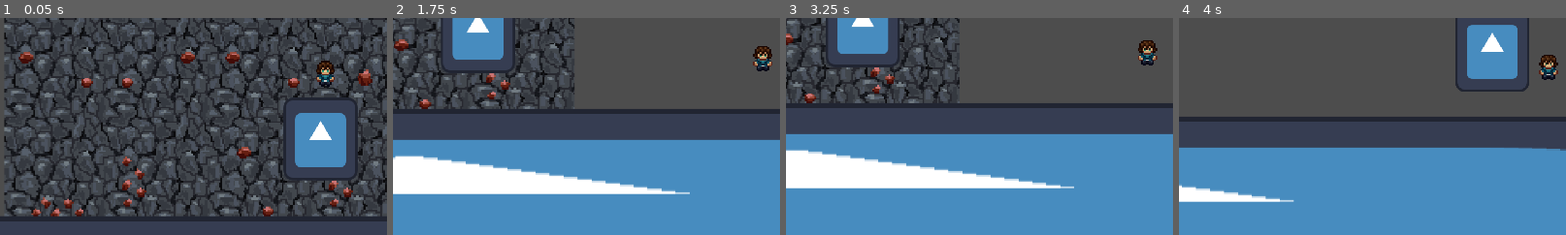
Above: before the commit, frames 1-4 (left to right).
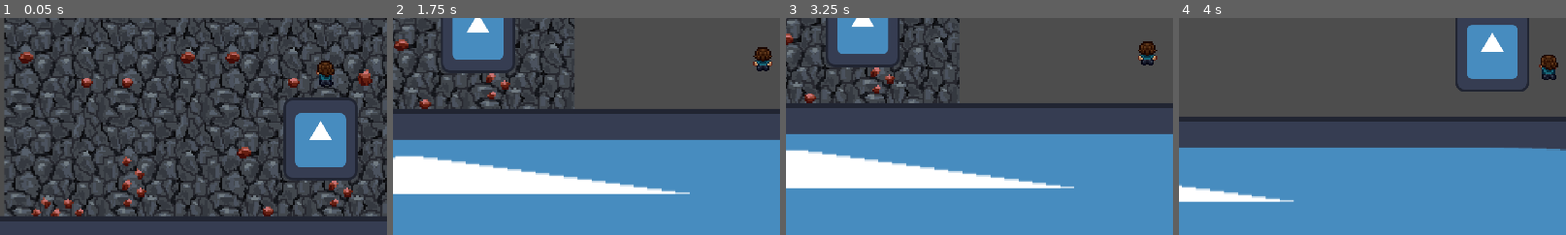
Above: after the commit, the same moments.

Repository: Tylefrost/Dyno
Game: Godot game, scene res://level_1.tscn
Same seed, same stepped clock (60 frames per second), same inputs: the game is played once before the commit and once after it. The engine's default icon, where the game draws it, is replaced by a stand-in: a white triangle on a blue panel in a dark square.
Inputs (mouse positions are % of the whole screen's width and height, from its top left):
- Up to frame 1 (0.05 s): no input
- Up to frame 2 (1.75 s): move the mouse to (72, 45) at 0.52 s; hold D (right) from 0.53 s (still down); click (72, 45) at 0.6 s; tap Space (jump) at 0.77, 0.8, 1.07, 1.35, 1.52 s; move the mouse to (30, 55) at 1.27 s; click (30, 55) at 1.55 s
- Up to frame 3 (3.25 s): tap Space (jump) at 1.82, 2.3, 3.02 s; move the mouse to (60, 28) at 2.02 s; release D (right) at 2.03 s; hold A (left) 2.03-2.78 s; click (60, 28) at 2.1 s; move the mouse to (45, 70) at 2.77 s; hold D (right) from 2.78 s (still down); click (45, 70) at 2.85 s
- Up to frame 4 (4 s): keep holding D (right); tap Space (jump) at 3.32, 3.6, 3.77 s; move the mouse to (80, 65) at 3.52 s
The pictures show only the part of the screen within x 8-58%, y 38-88%; the shares and areas given below are measured in that part.

The runs differ from the first frame. In frame 1, 0.3% of the frame differs, in the area x 81-87%, y 20-32%; in frame 2, 0.2%; in frame 3, 0.2%; in frame 4, 0.3%.

Commit message:
added anims playing at the right times

Diff:
--- a/player.gd
+++ b/player.gd
@@ -11,6 +11,8 @@
 var is_charging_jump = false
 var charge_start_time = 0
 var num_jumps = 0
+var jump_type = true
+var on_floor = true
 
 #swinging
 var hook_pos = Vector2()
@@ -19,6 +21,8 @@
 var current_rope_length
 
 var speed = 75
+
+@onready var anim = $AnimationPlayer
 
 func _ready():
 	current_rope_length = rope_length
@@ -45,8 +49,21 @@
 		gravity(1)
 
 	if !is_on_floor() or !hooked:
+		if velocity.y > 0:
+			anim.play("fall")
+		if velocity.y < 0:
+			anim.play()
 		num_jumps = 1
-	if is_on_floor() or hooked:
+
+	if is_on_floor():
+		if on_floor == true:
+			anim.play("front_idle")
+			print("mex")
+		else:
+			on_floor = true
+		num_jumps = 0
+	if hooked:
+		anim.play("climbing_idle")
 		num_jumps = 0
 	move(delta)
 	move_and_slide()
@@ -60,6 +77,7 @@
 
 	elif Input.is_action_just_released("jump") and is_charging_jump:
 		print("jump2")
+		anim.play("back_idle")
 		is_charging_jump = false
 		velocity.y = -get_jump_force()
 
@@ -90,7 +108,17 @@
 	if Input.is_action_just_released("left_click") and hooked:
 		velocity.y -= 22 * gravity_strength
 		hooked = false
-
+		if velocity.x < 0:
+			anim.play("jump_left")
+		if velocity.x > 0:
+			anim.play("jump_right")
+		if velocity.x == 0:
+			if jump_type:
+				jump_type = !jump_type
+				anim.play("jump_right")
+			else:
+				jump_type = !jump_type
+				anim.play("jump_left")
 func get_hook_pos():
 	for raycast in $Raycast.get_children():
 		for individual_raycast in raycast.get_children():
--- a/player.tscn
+++ b/player.tscn
@@ -5,6 +5,72 @@
 
 [sub_resource type="RectangleShape2D" id="RectangleShape2D_s4a61"]
 size = Vector2(12, 16)
+
+[sub_resource type="Animation" id="Animation_0dww6"]
+length = 0.001
+tracks/0/type = "value"
+tracks/0/imported = false
+tracks/0/enabled = true
+tracks/0/path = NodePath("Sprite2D:frame")
+tracks/0/interp = 1
+tracks/0/loop_wrap = true
+tracks/0/keys = {
+"times": PackedFloat32Array(0),
+"transitions": PackedFloat32Array(1),
+"update": 1,
+"values": [0]
+}
+
+[sub_resource type="Animation" id="Animation_spfi0"]
+resource_name = "back_idle"
+length = 0.5
+loop_mode = 1
+tracks/0/type = "value"
+tracks/0/imported = false
+tracks/0/enabled = true
+tracks/0/path = NodePath("Sprite2D:frame")
+tracks/0/interp = 1
+tracks/0/loop_wrap = true
+tracks/0/keys = {
+"times": PackedFloat32Array(0, 0.125, 0.25, 0.375),
+"transitions": PackedFloat32Array(1, 1, 1, 1),
+"update": 1,
+"values": [4, 5, 6, 7]
+}
+
+[sub_resource type="Animation" id="Animation_dm2kk"]
+resource_name = "climbing_idle"
+length = 0.5
+loop_mode = 1
+tracks/0/type = "value"
+tracks/0/imported = false
+tracks/0/enabled = true
+tracks/0/path = NodePath("Sprite2D:frame")
+tracks/0/interp = 1
+tracks/0/loop_wrap = true
+tracks/0/keys = {
+"times": PackedFloat32Array(0, 0.125, 0.25, 0.375),
+"transitions": PackedFloat32Array(1, 1, 1, 1),
+"update": 1,
+"values": [8, 9, 10, 11]
+}
+
+[sub_resource type="Animation" id="Animation_ap1yg"]
+resource_name = "fall"
+length = 0.5
+loop_mode = 1
+tracks/0/type = "value"
+tracks/0/imported = false
+tracks/0/enabled = true
+tracks/0/path = NodePath("Sprite2D:frame")
+tracks/0/interp = 1
+tracks/0/loop_wrap = true
+tracks/0/keys = {
+"times": PackedFloat32Array(0, 0.125, 0.25, 0.375),
+"transitions": PackedFloat32Array(1, 1, 1, 1),
+"update": 1,
+"values": [28, 29, 30, 31]
+}
 
 [sub_resource type="Animation" id="Animation_b2ycl"]
 resource_name = "front_idle"
@@ -23,55 +89,6 @@
 "values": [0, 1, 2, 3]
 }
 
-[sub_resource type="Animation" id="Animation_0dww6"]
-length = 0.001
-tracks/0/type = "value"
-tracks/0/imported = false
-tracks/0/enabled = true
-tracks/0/path = NodePath("Sprite2D:frame")
-tracks/0/interp = 1
-tracks/0/loop_wrap = true
-tracks/0/keys = {
-"times": PackedFloat32Array(0),
-"transitions": PackedFloat32Array(1),
-"update": 1,
-"values": [0]
-}
-
-[sub_resource type="Animation" id="Animation_spfi0"]
-resource_name = "back_idle"
-length = 0.5
-loop_mode = 1
-tracks/0/type = "value"
-tracks/0/imported = false
-tracks/0/enabled = true
-tracks/0/path = NodePath("Sprite2D:frame")
-tracks/0/interp = 1
-tracks/0/loop_wrap = true
-tracks/0/keys = {
-"times": PackedFloat32Array(0, 0.125, 0.25, 0.375),
-"transitions": PackedFloat32Array(1, 1, 1, 1),
-"update": 1,
-"values": [4, 5, 6, 7]
-}
-
-[sub_resource type="Animation" id="Animation_dm2kk"]
-resource_name = "climbing_idle"
-length = 0.5
-loop_mode = 1
-tracks/0/type = "value"
-tracks/0/imported = false
-tracks/0/enabled = true
-tracks/0/path = NodePath("Sprite2D:frame")
-tracks/0/interp = 1
-tracks/0/loop_wrap = true
-tracks/0/keys = {
-"times": PackedFloat32Array(0, 0.125, 0.25, 0.375),
-"transitions": PackedFloat32Array(1, 1, 1, 1),
-"update": 1,
-"values": [8, 9, 10, 11]
-}
-
 [sub_resource type="Animation" id="Animation_e0e5p"]
 resource_name = "jump_left"
 length = 0.5
@@ -104,23 +121,6 @@
 "values": [24, 25, 26, 27]
 }
 
-[sub_resource type="Animation" id="Animation_ap1yg"]
-resource_name = "fall"
-length = 0.5
-loop_mode = 1
-tracks/0/type = "value"
-tracks/0/imported = false
-tracks/0/enabled = true
-tracks/0/path = NodePath("Sprite2D:frame")
-tracks/0/interp = 1
-tracks/0/loop_wrap = true
-tracks/0/keys = {
-"times": PackedFloat32Array(0, 0.125, 0.25, 0.375),
-"transitions": PackedFloat32Array(1, 1, 1, 1),
-"update": 1,
-"values": [28, 29, 30, 31]
-}
-
 [sub_resource type="AnimationLibrary" id="AnimationLibrary_ncnk1"]
 _data = {
 "RESET": SubResource("Animation_0dww6"),
